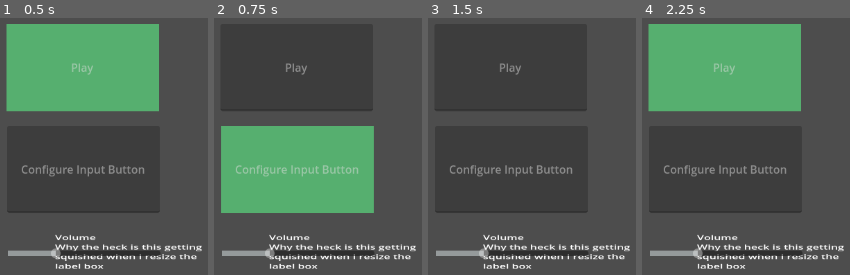
Above: before the commit, frames 1-4 (left to right).
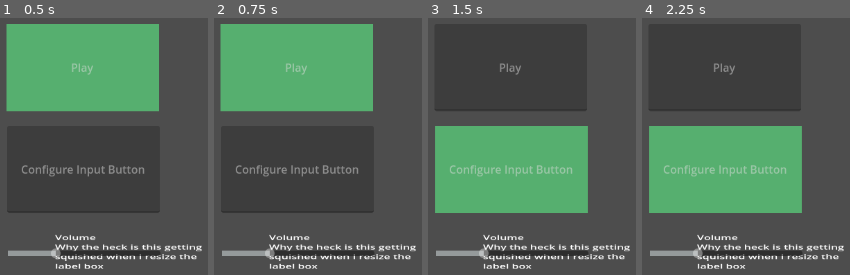
Above: after the commit, the same moments.

Repository: alx168/Bat_in_a_cave
Game: Godot game, scene res://main_menu.tscn
The game is run twice, just before and just after one commit, with the same random seed, the same clock (stepped at 60 frames per second) and the same inputs.
Inputs:
- Up to frame 1 (0.5 s): no input
- Up to frame 2 (0.75 s): tap Enter at 0.5 s; hold Space (button_press) from 0.53 s (still down)
- Up to frame 3 (1.5 s): release Space (button_press) at 1.28 s; tap Space (button_press) at 1.35 s
- Up to frame 4 (2.25 s): tap Enter at 2 s; hold Space (button_press) from 2.03 s (still down)

Frame 1 is identical in both runs. In frame 2, 50% of the frame differs, in the area x 2-77%, y 2-76%; in frame 3, 25%; in frame 4, 50%.

Commit message:
adding capability to press vs hold input, handling in input manager

Diff:
--- a/main_menu.tscn
+++ b/main_menu.tscn
@@ -9,12 +9,6 @@
 
 [node name="MainMenuContainer" type="Node"]
 script = ExtResource("1_omsxw")
-
-[node name="MouseInputBlockingControl" type="Control" parent="."]
-layout_mode = 3
-anchors_preset = 0
-offset_right = 1155.0
-offset_bottom = 645.0
 
 [node name="StartLevelOption" type="LineEdit" parent="." groups=["menu_options"]]
 offset_left = 452.0
@@ -63,3 +57,9 @@
 editable = false
 scrollable = false
 script = ExtResource("2_st0sm")
+
+[node name="MouseInputBlockingControl" type="Control" parent="."]
+layout_mode = 3
+anchors_preset = 0
+offset_right = 1155.0
+offset_bottom = 645.0
--- a/project.godot
+++ b/project.godot
@@ -15,6 +15,10 @@
 config/features=PackedStringArray("4.3", "Forward Plus")
 config/icon="res://icon.svg"
 
+[autoload]
+
+InputManager="*res://scripts/input_manager.gd"
+
 [input]
 
 button_press={
--- /dev/null
+++ b/scripts/input_manager.gd
@@ -0,0 +1,38 @@
+extends Node
+
+var input: InputType
+var input_hold_duration: float
+const input_hold_threshold: float = .3 # https://www.reddit.com/r/gamedev/comments/mjdcrw/is_there_a_standard_length_of_time_to_determine/gtavk4s/
+
+enum InputType {
+	NONE,
+	TAPPED,
+	HELD
+}
+
+func _ready() -> void:
+	input = InputType.NONE
+	input_hold_duration = 0.0
+
+func poll_input(dTime: float) -> InputType:
+	# I think this implementation will work assuming
+	# there's only one call per frame
+	if Input.is_action_pressed("button_press"):
+		input_hold_duration += dTime
+
+		return (
+			InputType.HELD
+			if input_hold_duration > input_hold_threshold
+			else InputType.NONE
+		)
+	else:
+		var ret: InputType = (
+			InputType.TAPPED
+			if (
+				(input_hold_duration > 0.0)
+				and (input_hold_duration < input_hold_threshold)
+			) else InputType.NONE
+		)
+
+		input_hold_duration = 0.0
+		return ret
--- a/scripts/menus/main_menu.gd
+++ b/scripts/menus/main_menu.gd
@@ -16,7 +16,7 @@
 
 # Called every frame. 'delta' is the elapsed time since the previous frame.
 func _process(delta: float) -> void:
-	if Input.is_action_just_pressed("button_press"):
+	if InputManager.poll_input(delta) == InputManager.InputType.TAPPED:
 		# highlight tne next menu option, and let the options
 		all_menu_options[highlighted_option_index].release_focus()
 		highlighted_option_index = (highlighted_option_index+1)%len(all_menu_options)
--- a/scripts/menus/start_level_option.gd
+++ b/scripts/menus/start_level_option.gd
@@ -2,8 +2,6 @@
 extends MenuOption
 
 func _process_option_held(held: bool, dTime: float) -> void:
-	option_current_hold_duration
-
 	if held:
 		option_current_hold_duration += dTime
 
